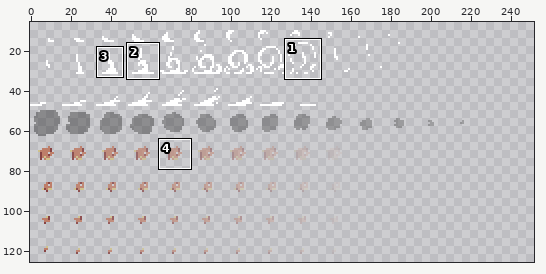
Two versions of one sprite sheet, Tables/res/particle.png. The first picture is a wide view before the edit; the outline marks the close-up.
Close-up. Before:
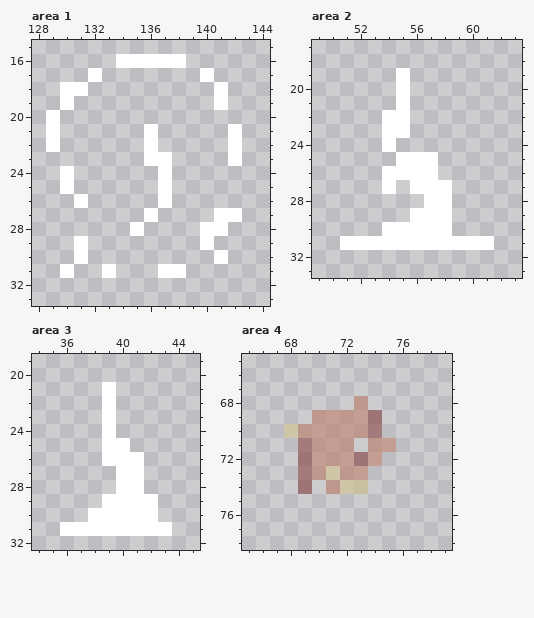
The file is 256x128 pixels. Colours within 5 levels of each other are drawn and written as one. Shown: area 1: x 128..144, y 15..33; area 2: x 49..63, y 17..33; area 3: x 34..45, y 19..32; area 4: x 65..79, y 65..78. The wide view leaves out empty margins. The commit also changed other parts of the picture, which this record leaves out.
After:
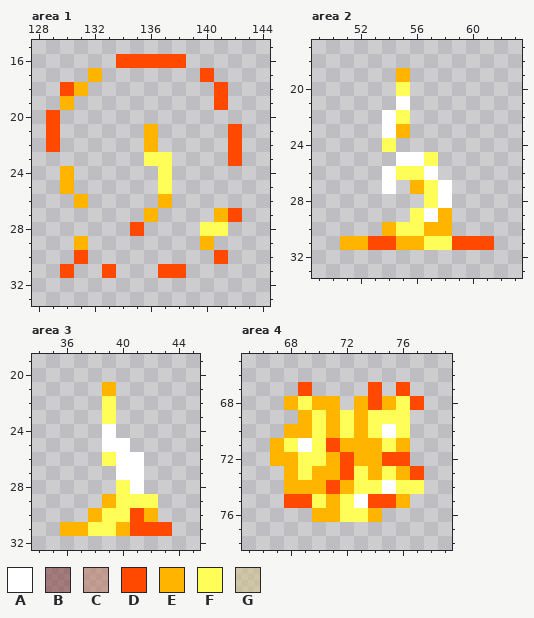
Palette (. is transparent): A #ffffff  B #88444499  C #be7e6999  D #ff4800  E #ffb400  F #fffd58  G #cfc28a99
Difference:
Area 1:
y 16: x 134..138 AAAAA -> DDDDD
y 17: x 132 A -> E; x 140 A -> D
y 18: x 130..131 AA -> DE; x 141 A -> D
y 19: x 130 A -> E; x 141 A -> D
y 20: x 129 A -> D
y 21..22: x 129 A -> D; x 136 A -> E; x 142 A -> D
y 23: x 136..137 AA -> FF; x 142 A -> D
y 24..25: x 130 A -> E; x 137 A -> F
y 26: x 131 A -> E; x 137 A -> E
y 27: x 136 A -> E; x 141..142 AA -> ED
y 28: x 135 A -> D; x 140..141 AA -> FF
y 29: x 131 A -> E; x 140 A -> E
y 30: x 131 A -> D; x 141 A -> D
y 31: x 130 A -> D; x 133 A -> D; x 137..138 AA -> DD
Area 2:
y 19: x 55 A -> E
y 20: x 55 A -> F
y 22: x 55 A -> F
y 23: x 55 A -> E
y 24: x 54 A -> F
y 25: x 57 A -> F
y 26: x 55..56 AA -> FF
y 27: x 56..57 AA -> EF
y 28: x 57 A -> F
y 29: x 56 A -> F; x 58 A -> E
y 30: x 54..58 AAAAA -> EFFEE
y 31: x 51..61 AAAAAAAAAAA -> EEDDEEFFDDD
Area 3:
y 21: x 39 A -> E
y 22..23: x 39 A -> F
y 26: x 39 A -> F
y 28: x 40 A -> F
y 29: x 39..42 AAAA -> EFFF
y 30: x 38..42 AAAAA -> EFFDE
y 31: x 36..43 AAAAAAAA -> EEFFEDDD
Area 4:
y 67: x 69 . -> D; x 74 . -> D; x 76 . -> D
y 68: x 68..71 .... -> EFEE; x 73..77 C.... -> EDEFD
y 69: x 69..76 .CCCCB.. -> EFEFEFFF
y 70: x 68..76 GCCCCCB.. -> EEFEFEFAF
y 71: x 67..76 ..BCCC.CC. -> EFAFDEEEFE
y 72: x 67..76 ..BCCCBC.. -> EEFFEDEEDD
y 73: x 68..77 .BCGCC.... -> EFEEDFEFED
y 74: x 68..77 .B.CGG.... -> EEEDEFFAFF
y 75: x 68..76 ......... -> DDFEFADDE
y 76: x 70..74 ..... -> EEFFE
